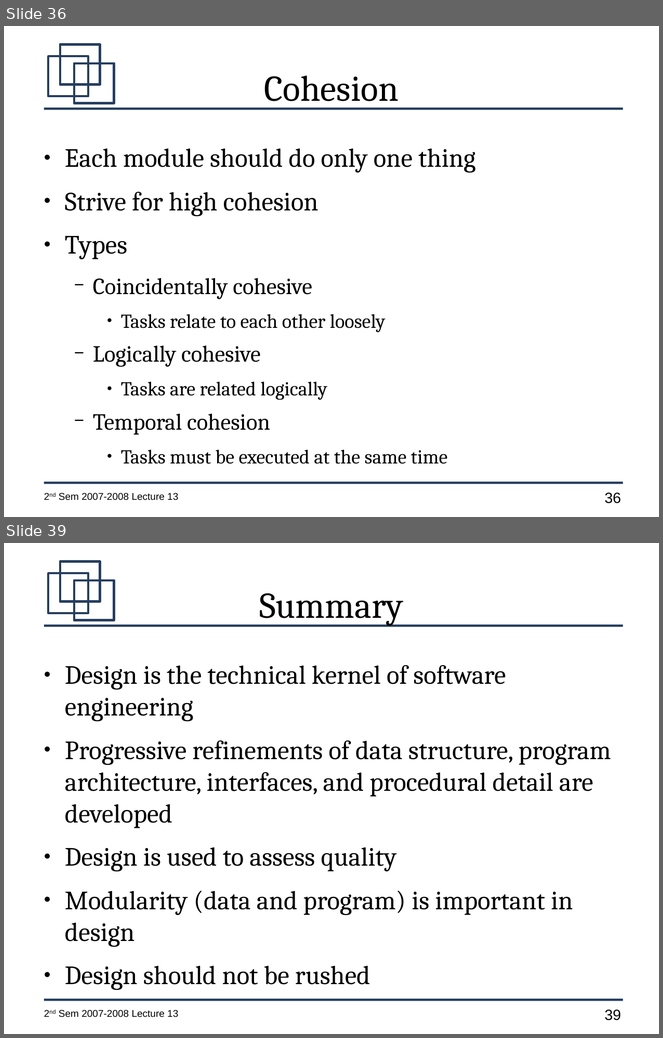
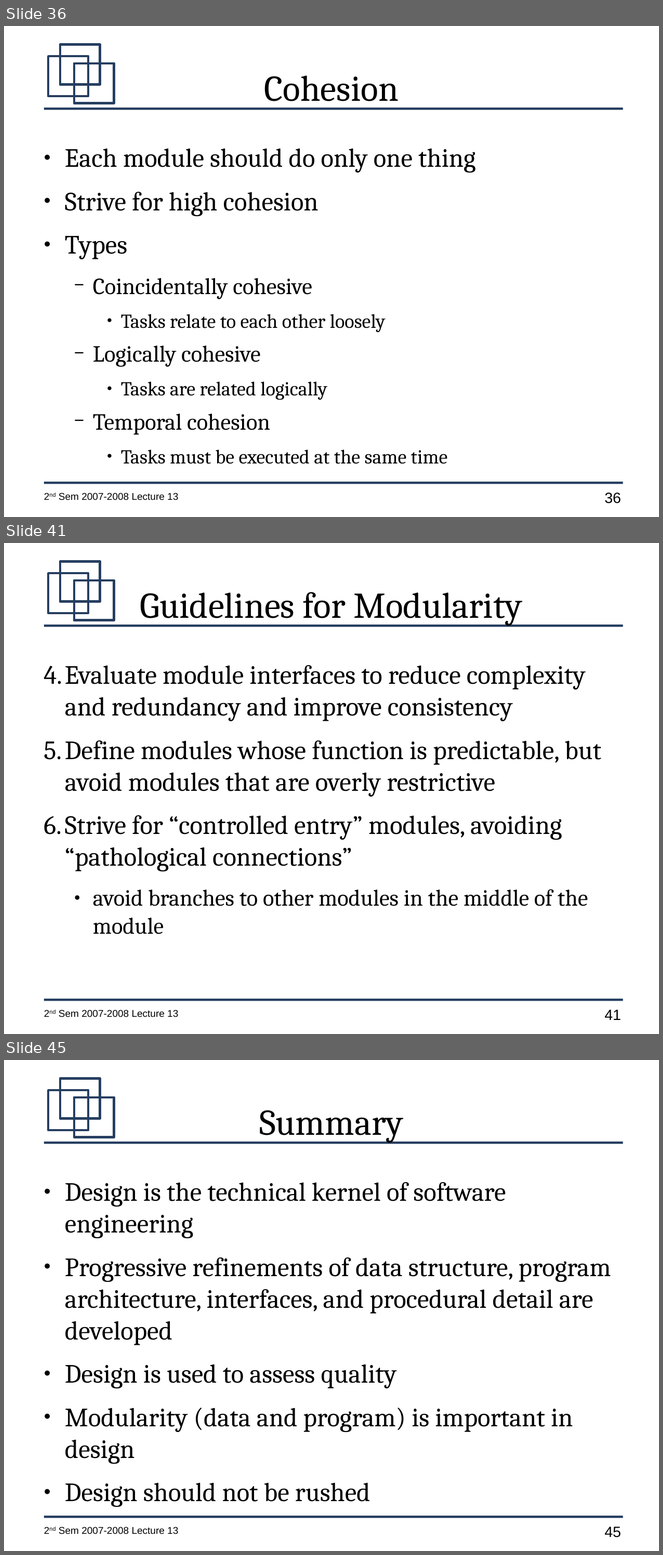
Before and after one commit to jachermocilla/jach-homepage, a slide deck: CMSC128-2nd-Sem-2007-L13.odp. Shown one above the other, each under a label of ours: slides 36 and 39 before the commit, slides 36, 41 and 45 after it; the slides between them are not shown. The pictures are 663x1038 and 663x1555 pixels, drawn with LibreOffice and Linux fonts; fonts in the diff are those of the drawing. Boxes give left, top, right and bottom in pixels: in the first picture for what was removed or moved away, otherwise in the second. Text is boxed around its words. In the diff, an @@ line names an element or a change of style, - is before the commit and + after.

```diff
--- a/CMSC128-2nd-Sem-2007-L13.odp
+++ b/CMSC128-2nd-Sem-2007-L13.odp
@@ slide 41 added at box(4, 543, 659, 1034), background #FFFFFF; not listed: 7 template elements that a slide beside it also shows @@
@@ title added at box(140, 592, 522, 626), 44 pt, text #000000 @@
+Guidelines for Modularity
@@ text added at box(44, 665, 601, 935), 32 pt, text #000000 @@
+4. Evaluate module interfaces to reduce complexity and redundancy and improve consistency
+5. Define modules whose function is predictable, but avoid modules that are overly restrictive
+6. Strive for “controlled entry” modules, avoiding “pathological connections”
+  ● avoid branches to other modules in the middle of the module
@@ what was slide 39 is now slide 45 @@
@@ page number at box(605, 1527, 621, 1538): text changed @@
-39
+45
```
Also in this commit, not shown: 1 slide changed, 6 other slides added, 1 slide removed.
